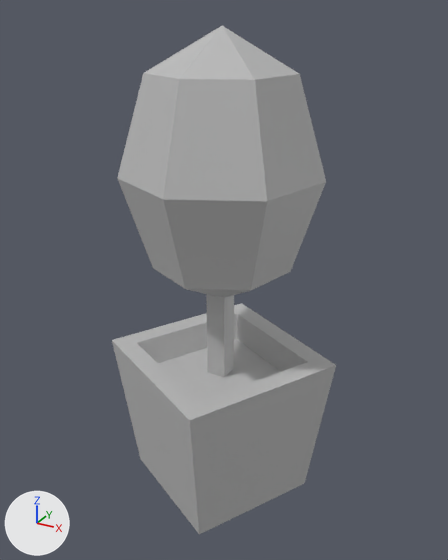
Two versions of the FBX model Assets/FBX/A3D_plante_.fbx, one commit apart.
One viewpoint serves both versions: a 50 mm lens placed at (-0.228, 0.245, -0.015), pointed at (-0.461, 0.667, -0.226). Arrows for +X, +Y and +Z are at lower left; the lights stay in place. Where no turn or scale is listed for an object, it has been applied to the vertices.
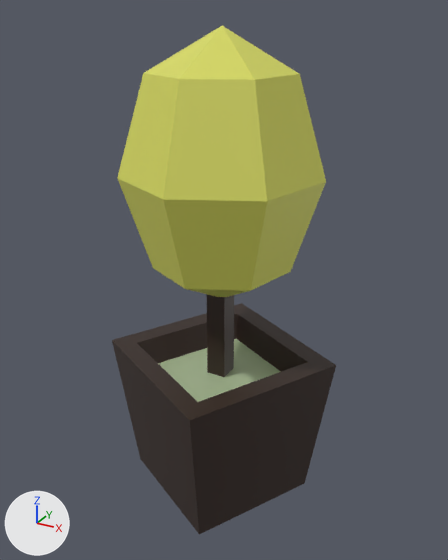
Location of each change, (x1, y1, x2, y2) in pixels of the pictures (448 x 560 px):
```json
{"object": "pCube59", "change": "recoloured", "before": [112, 26, 336, 534], "after": [112, 26, 336, 534]}
{"part": 1, "of": "me_mesh", "change": "recoloured", "before": [158, 339, 281, 402], "after": [158, 339, 281, 402], "on screen": "grey to green"}
{"part": 2, "of": "me_mesh", "change": "recoloured", "before": [117, 178, 326, 297], "after": [117, 178, 326, 297], "on screen": "grey to yellow"}
{"part": 3, "of": "me_mesh", "change": "recoloured", "before": [117, 26, 326, 201], "after": [117, 26, 326, 201], "on screen": "grey to yellow"}
```

Scene script edits in JSON lines:
```json
{"op": "set", "path": "mat_lambert22.base_color", "old": "(0.5, 0.5, 0.5)", "new": "(0.0346, 0.0185, 0.0137)", "note": "grey #bcbcbc -> brown #34251f"}
{"op": "add", "block": "mat_lambert63", "code": ["mat_lambert63 = principled_material('lambert63')", "mat_lambert63.base_color = (0.402, 0.5, 0.304)  # green #aabc96"]}
{"op": "add", "block": "mat_lambert62", "code": ["mat_lambert62 = principled_material('lambert62')", "mat_lambert62.base_color = (0.688, 0.702, 0.117)  # yellow #d8da60"]}
{"block": "me_mesh", "where": "me_mesh.from_pydata(...)  # 47 vertices, 47 faces; spans x -0.098..0.098, y -0.098..0.098, z -0.201..0.201"}
{"block": "me_mesh", "where": "# used by ob_pcube59; location = (-0.4637, 0.6649, -0.2277)"}
{"block": "me_mesh", "change": "me_mesh part 1: the 1 face centred in x 0.0, y 0.0, z -0.089 switches from mat_lambert22 (grey #bcbcbc) to mat_lambert63 (green #aabc96)"}
{"block": "me_mesh", "change": "me_mesh part 2: all 14 faces centred in x -0.06..0.062, y -0.054..0.066, z 0.005..0.054 switch from mat_lambert22 (grey #bcbcbc) to mat_lambert62 (yellow #d8da60)"}
{"block": "me_mesh", "change": "me_mesh part 3: all 14 faces centred in x -0.06..0.062, y -0.054..0.066, z 0.131..0.18 switch from mat_lambert22 (grey #bcbcbc) to mat_lambert62 (yellow #d8da60)"}
{"op": "add", "block": "me_mesh", "code": "me_mesh.materials.append(mat_lambert63)  # green #aabc96"}
```
